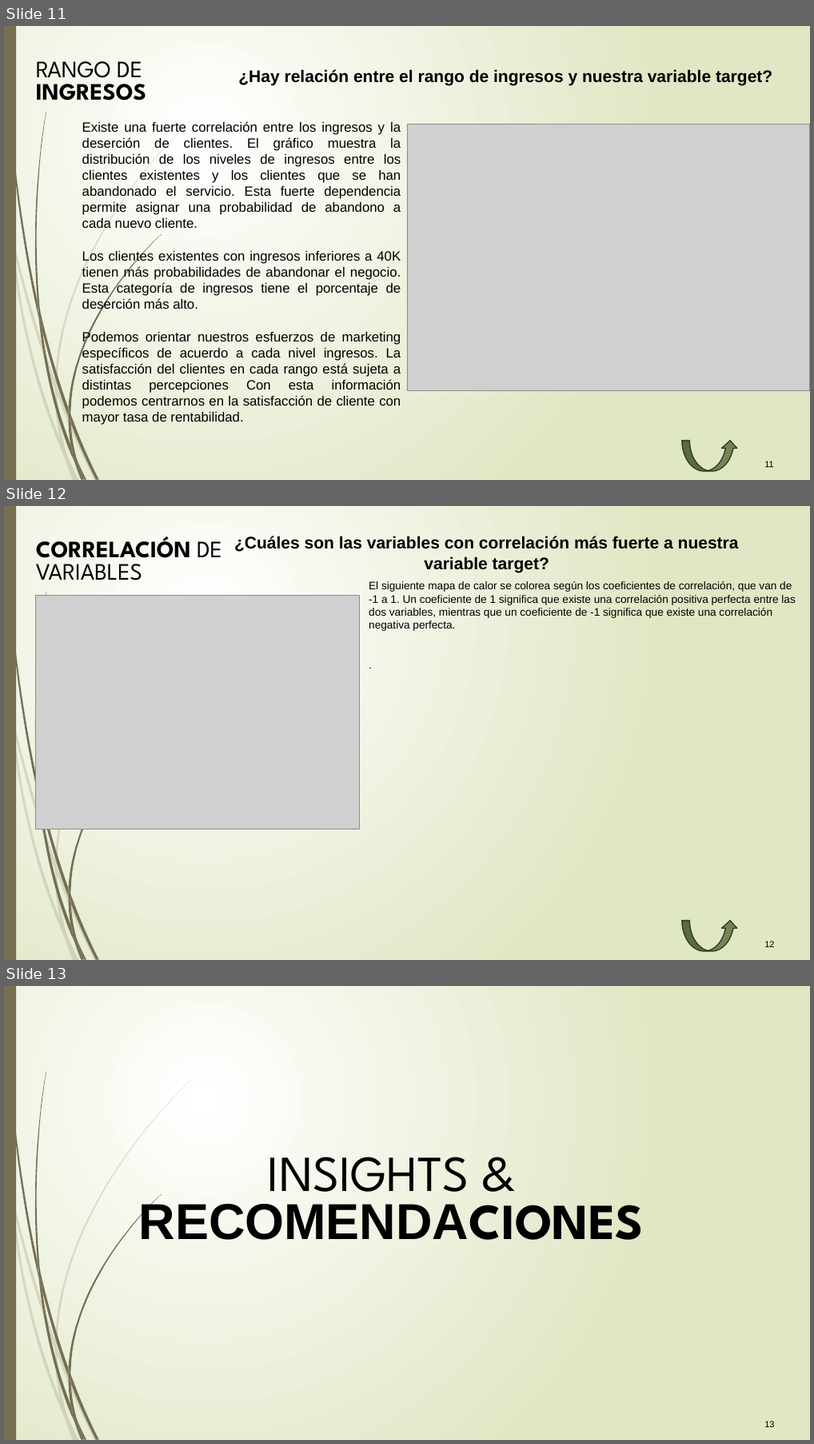
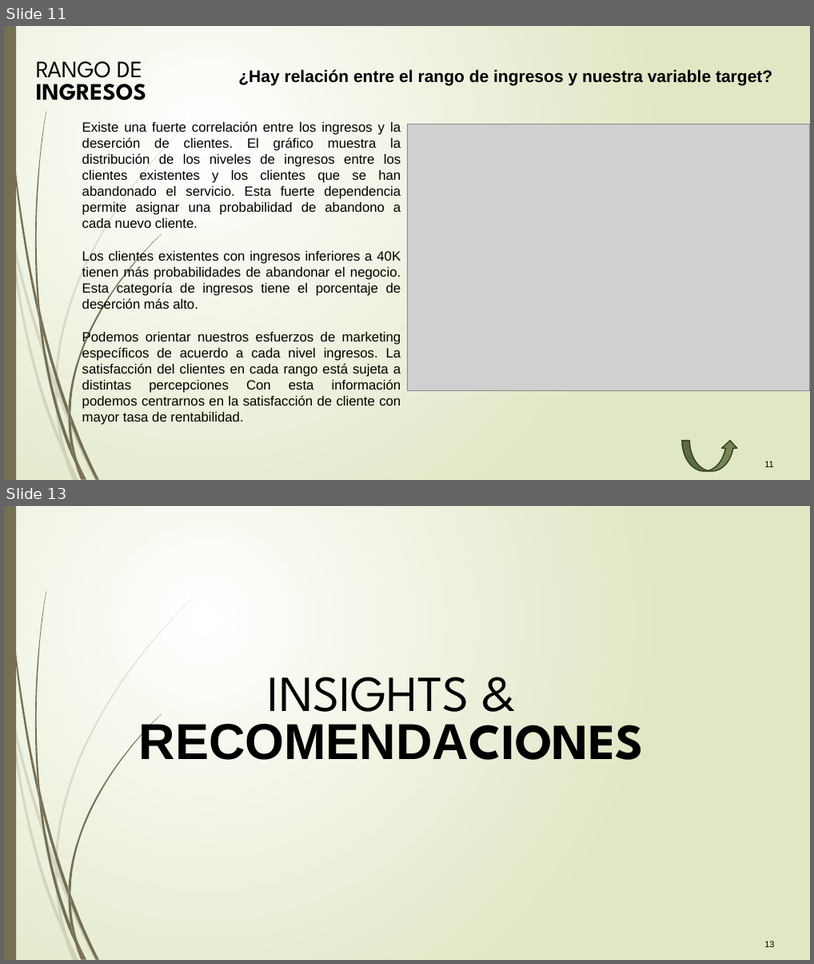
Before and after one commit to biummato/Data, a slide deck: DS.pptx. Shown one above the other, each under a label of ours: slides 11, 12 and 13 before the commit, slides 11 and 13 after it; the slides between them are not shown. The pictures are 814x1444 and 814x964 pixels, drawn with LibreOffice and Linux fonts; fonts in the diff are those of the drawing; grey boxes stand for pictures. Boxes give left, top, right and bottom in pixels: in the first picture for what was removed or moved away, otherwise in the second. Text is boxed around its words. In the diff, an @@ line names an element or a change of style, - is before the commit and + after.

```diff
--- a/DS.pptx
+++ b/DS.pptx
@@ slide 12 removed at bbox=[4, 506, 810, 960], background gradient #FFFFFF to #DFE8C4; not listed: 22 template elements that a slide beside it also shows @@
@@ text removed at bbox=[36, 536, 222, 580] @@
-CORRELACIÓN DE VARIABLES
@@ text removed at bbox=[424, 536, 739, 572] @@
-¿Cuáles son las variables con correlación más fuerte a nuestra variable target?
@@ picture removed at bbox=[36, 596, 360, 829] @@
@@ text removed at bbox=[369, 581, 795, 631] @@
-El siguiente mapa de calor se colorea según los coeficientes de correlación, que van de -1 a 1. Un coeficiente de 1 significa que existe una correlación positiva perfecta entre las dos variables, mientras que un coeficiente de -1 significa que existe una correlación negativa perfecta.
-.
@@ curved up arrow removed at bbox=[682, 920, 738, 952] @@
@@ page number removed at bbox=[765, 940, 774, 947] @@
-12
```
Also in this commit, not shown: 7 slides changed, 2 slides added, 1 other slide removed.
